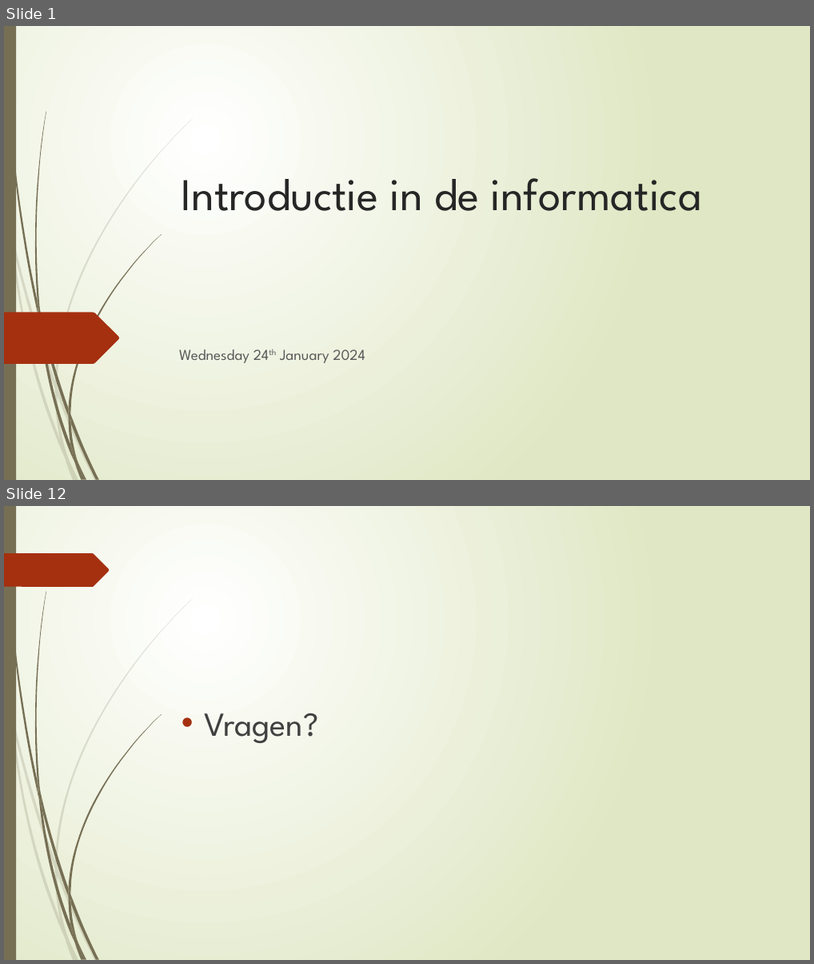
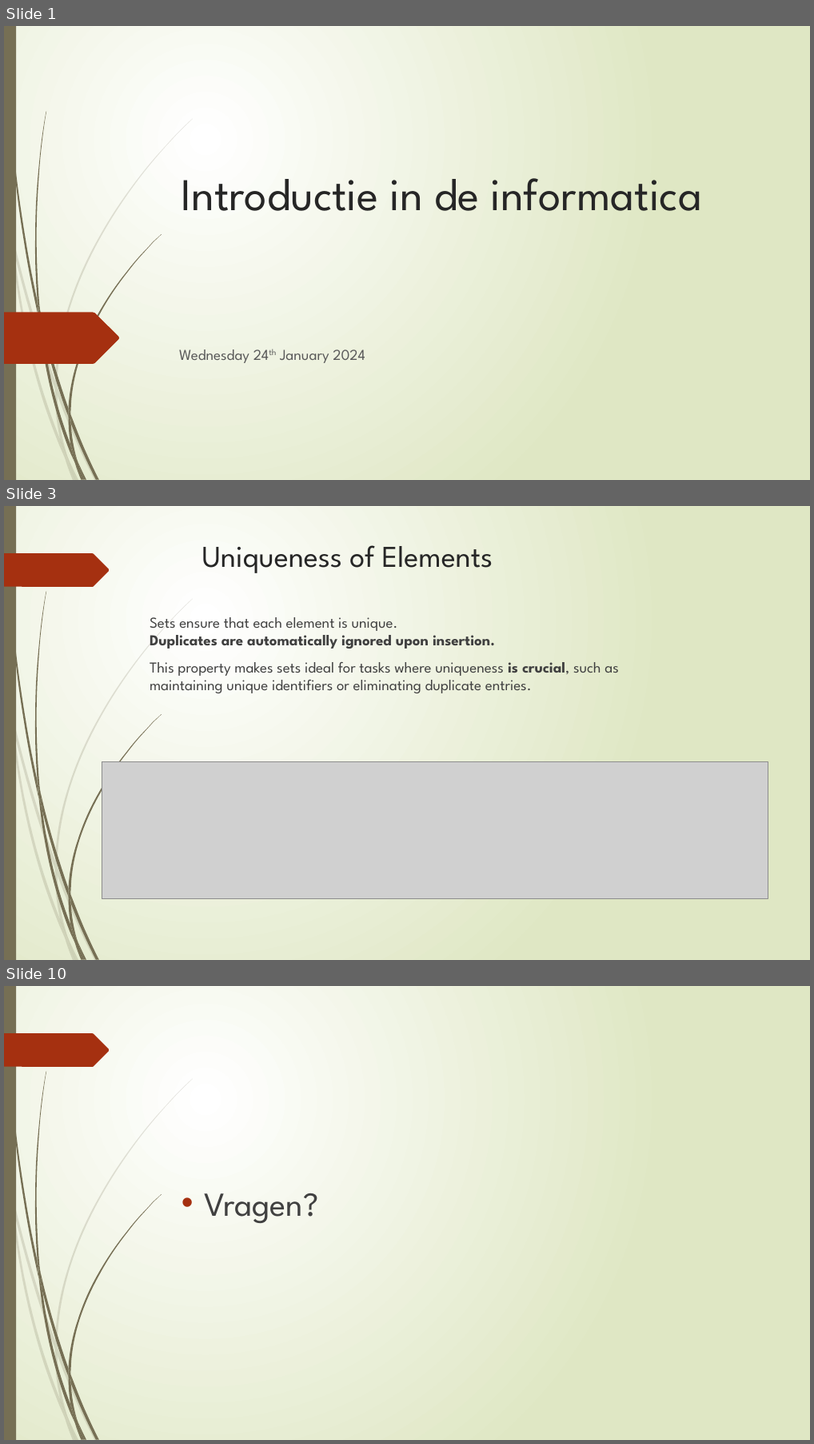
Before and after one commit to widjesh/Inleiding-in-de-Informatica, a slide deck: slides/24th Jan 2024.pptx. Shown one above the other, each under a label of ours: slides 1 and 12 before the commit, slides 1, 3 and 10 after it; the slides between them are not shown. The pictures are 814x964 and 814x1444 pixels, drawn with LibreOffice and Linux fonts; fonts in the diff are those of the drawing; grey boxes stand for pictures. Boxes give left, top, right and bottom in pixels: in the first picture for what was removed or moved away, otherwise in the second. Text is boxed around its words. In the diff, an @@ line names an element or a change of style, - is before the commit and + after.

```diff
--- a/slides/24th Jan 2024.pptx
+++ b/slides/24th Jan 2024.pptx
@@ slide 3 added at bbox=[4, 506, 810, 960], background gradient #FFFFFF to #DFE8C4; not listed: 24 template elements that a slide beside it also shows @@
@@ title added at bbox=[202, 545, 494, 573], 36 pt, text #262626 @@
+Uniqueness of Elements
@@ text added at bbox=[150, 617, 619, 693], 18 pt, text #404040 @@
+Sets ensure that each element is unique.
+Duplicates are automatically ignored upon insertion.
+This property makes sets ideal for tasks where uniqueness is crucial, such as maintaining unique identifiers or eliminating duplicate entries.
@@ picture added at bbox=[102, 762, 770, 900] @@
@@ what was slide 12 is now slide 10 @@
```
Also in this commit, not shown: 7 other slides added, 10 slides removed.
